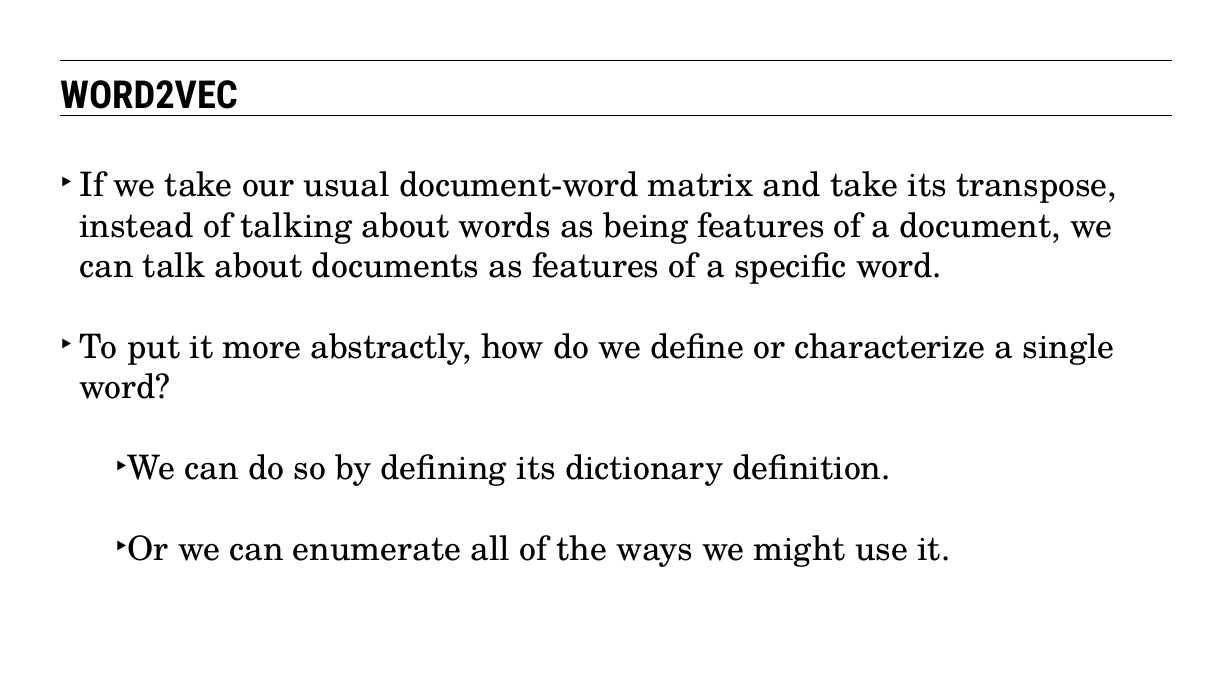
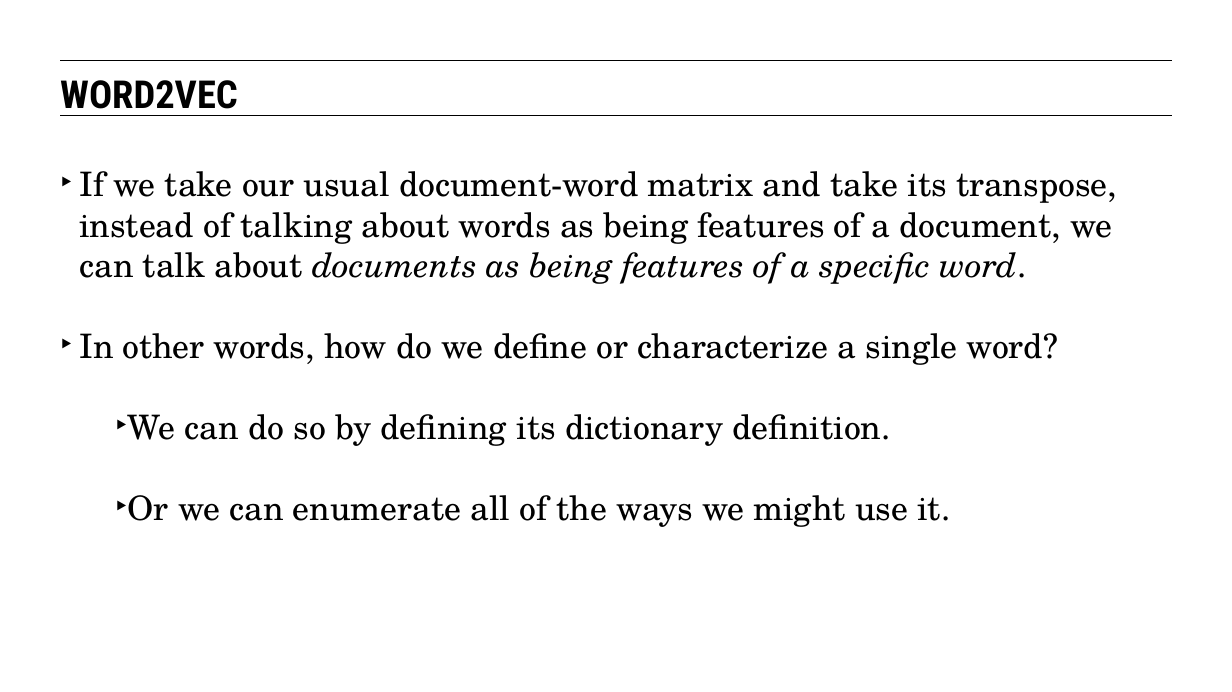
Before and after one commit to eflautt/ga-data-science, a slide deck: slide 53 of lessons/lesson-14/14-latent-variables-and-natural-language-processing.pptx (slide 47 before the commit). Drawn at 1232x692 pixels with LibreOffice and Linux fonts; fonts in the diff are those of the drawing. Boxes give left, top, right and bottom in pixels: in the first picture for what was removed or moved away, otherwise in the second. Text is boxed around its words. In the diff, an @@ line names an element or a change of style, - is before the commit and + after.

```diff
--- a/lessons/lesson-14/14-latent-variables-and-natural-language-processing.pptx
+++ b/lessons/lesson-14/14-latent-variables-and-natural-language-processing.pptx
@@ text at bbox=[79, 171, 1117, 365]: text changed @@
-‣ If we take our usual document-word matrix and take its transpose, instead of talking about words as being features of a document, we can talk about documents as features of a specific word.
-‣ To put it more abstractly, how do we define or characterize a single word?
+‣ If we take our usual document-word matrix and take its transpose, instead of talking about words as being features of a document, we can talk about documents as being features of a specific word.
+‣ In other words, how do we define or characterize a single word?
```
Also in this commit, not shown: 34 other slides changed, 7 slides added, 1 slide removed.
